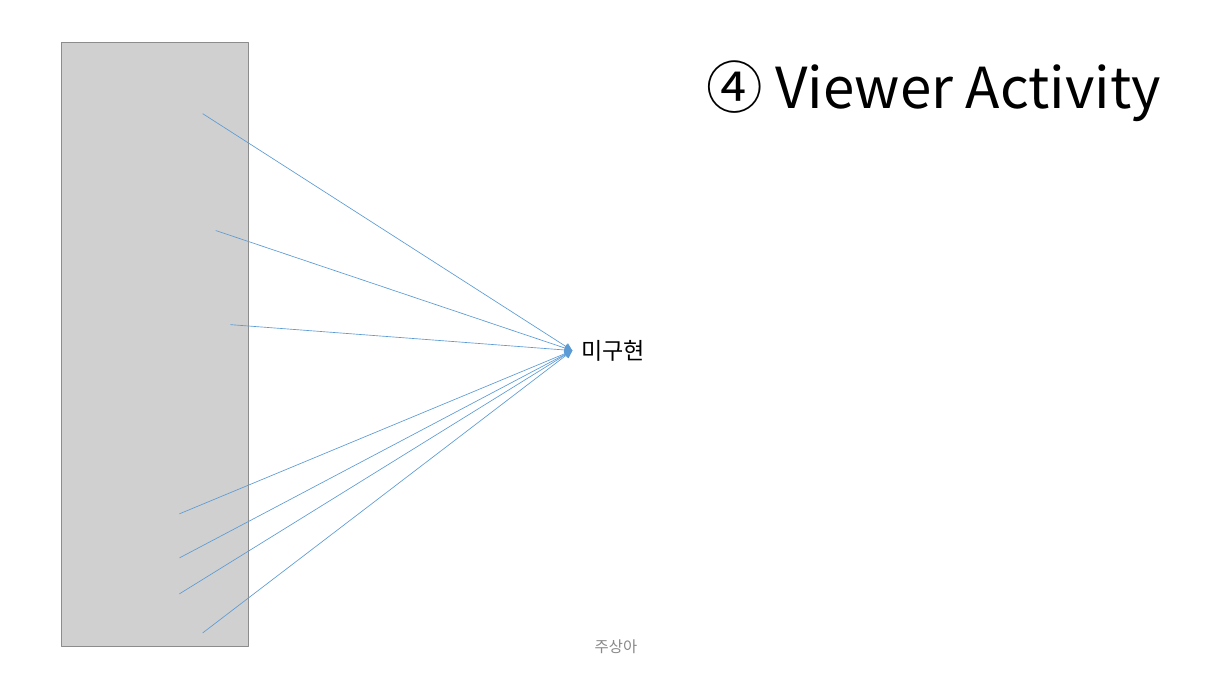
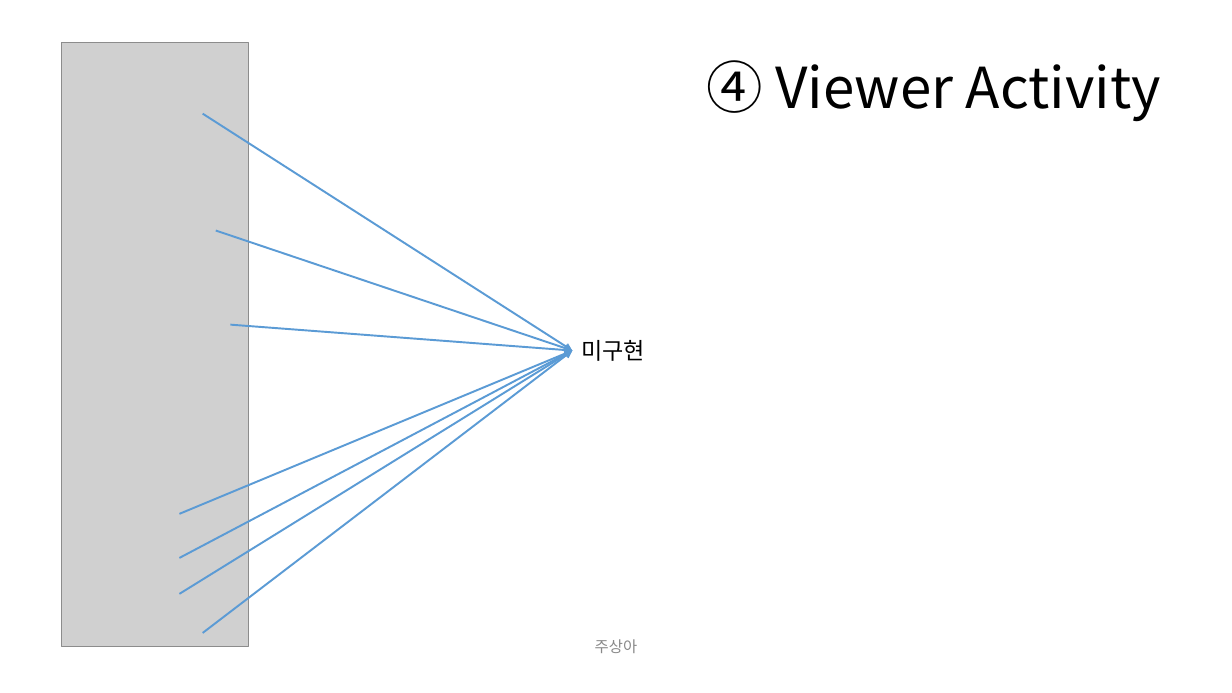
Before and after one commit to ksh9409255/ThinkingBookstore, a slide deck: slide 31 of 보고서/12주차/12주차 보고서_3code.pptx. Drawn at 1232x693 pixels with LibreOffice and Linux fonts; fonts in the diff are those of the drawing; grey boxes stand for pictures. Boxes give left, top, right and bottom in pixels: in the first picture for what was removed or moved away, otherwise in the second. Text is boxed around its words. In the diff, an @@ line names an element or a change of style, - is before the commit and + after.

```diff
--- a/보고서/12주차/12주차 보고서_3code.pptx
+++ b/보고서/12주차/12주차 보고서_3code.pptx
@@ arrow (202, 114) - (572, 350): stroke #5B9BD5 0.5 pt to #5B9BD5 1.5 pt @@
@@ arrow (216, 231) - (572, 350): stroke #5B9BD5 0.5 pt to #5B9BD5 1.5 pt @@
@@ arrow (230, 324) - (572, 350): stroke #5B9BD5 0.5 pt to #5B9BD5 1.5 pt @@
@@ arrow (179, 514) - (572, 350): stroke #5B9BD5 0.5 pt to #5B9BD5 1.5 pt @@
@@ arrow (179, 558) - (572, 350): stroke #5B9BD5 0.5 pt to #5B9BD5 1.5 pt @@
@@ arrow (179, 594) - (572, 350): stroke #5B9BD5 0.5 pt to #5B9BD5 1.5 pt @@
@@ arrow (202, 633) - (572, 350): stroke #5B9BD5 0.5 pt to #5B9BD5 1.5 pt @@
```
Also in this commit, not shown: 1 other slide changed, 1 slide added, 1 other file.
